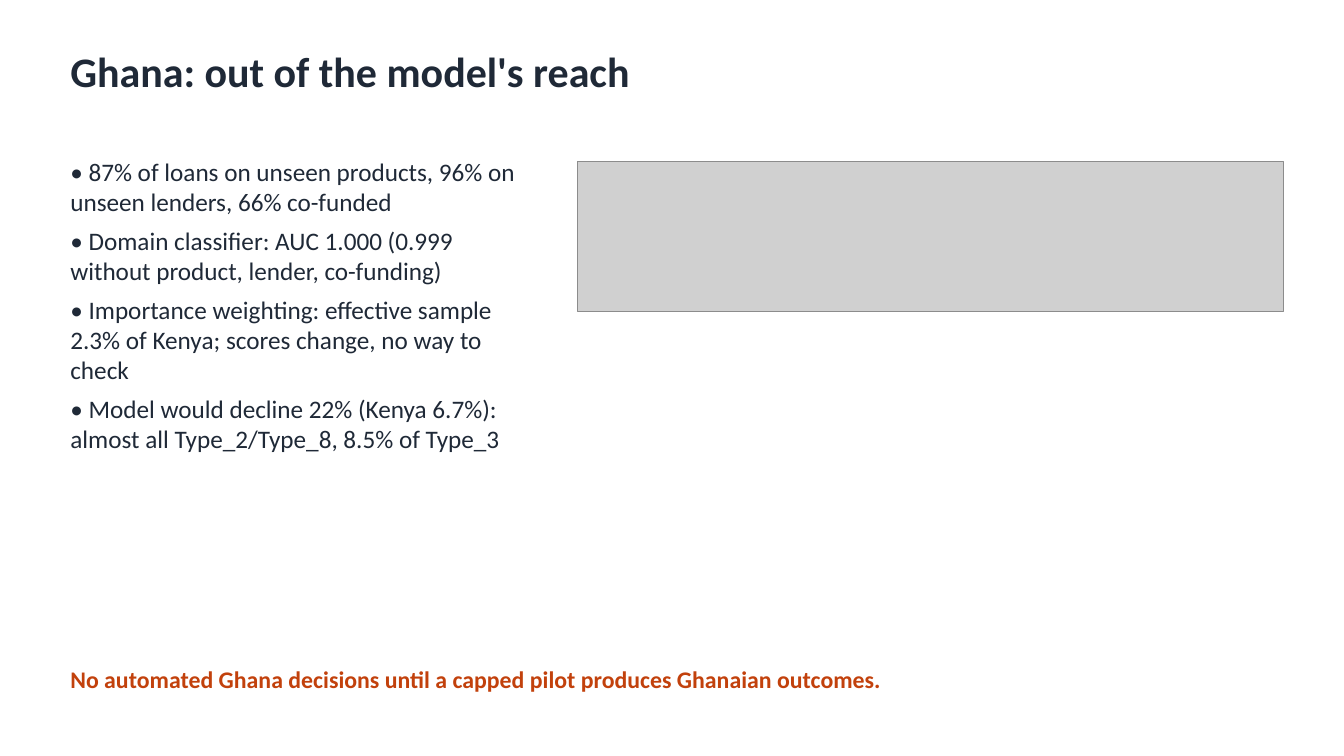
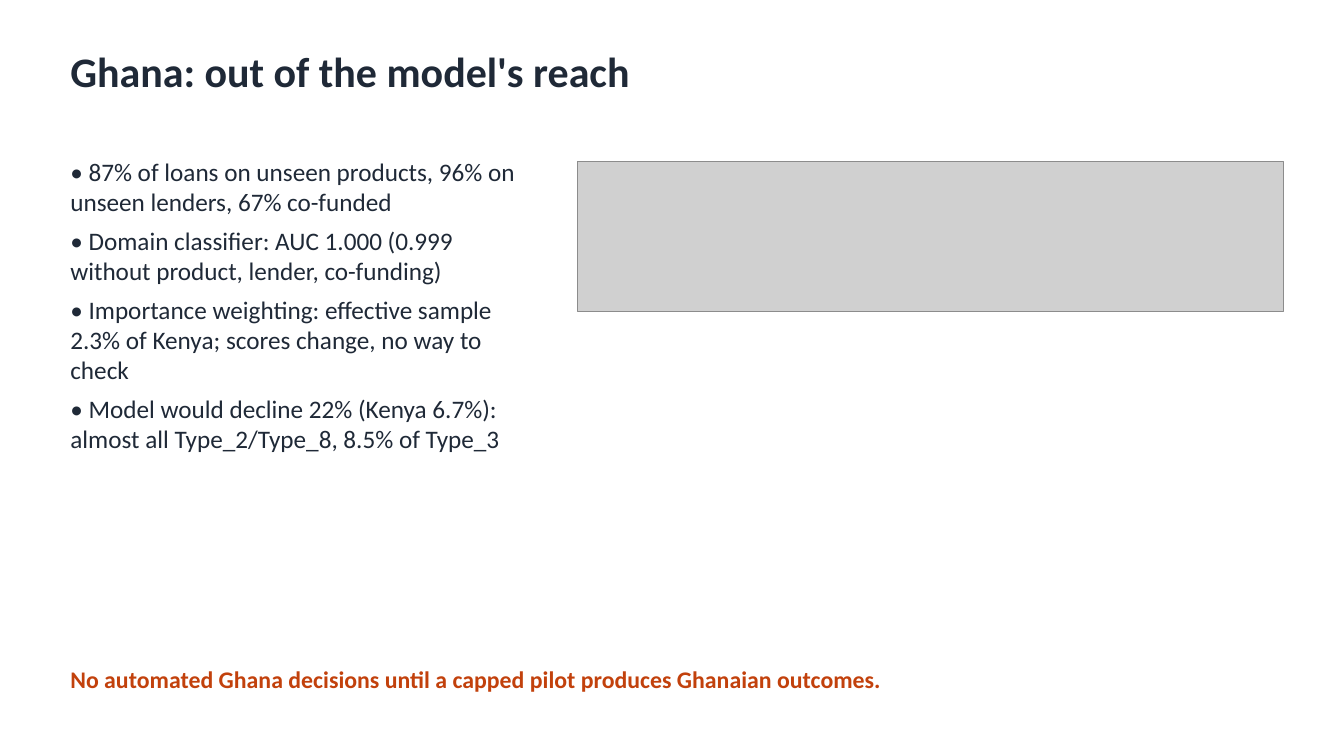
Before and after one commit to ASU-MICS-2028/mle-group-3-prosit-2, a slide deck: slide 9 of slides/NkwaPay_Debrief_Group3.pptx. Drawn at 1344x756 pixels with LibreOffice and Linux fonts; fonts in the diff are those of the drawing; grey boxes stand for pictures. Boxes give left, top, right and bottom in pixels: in the first picture for what was removed or moved away, otherwise in the second. Text is boxed around its words. In the diff, an @@ line names an element or a change of style, - is before the commit and + after.

```diff
--- a/slides/NkwaPay_Debrief_Group3.pptx
+++ b/slides/NkwaPay_Debrief_Group3.pptx
@@ text at (70,163,515,214): text changed @@
-• 87% of loans on unseen products, 96% on unseen lenders, 66% co-funded
+• 87% of loans on unseen products, 96% on unseen lenders, 67% co-funded
```
Also in this commit, not shown: 1 other slide changed, 9 other files.
